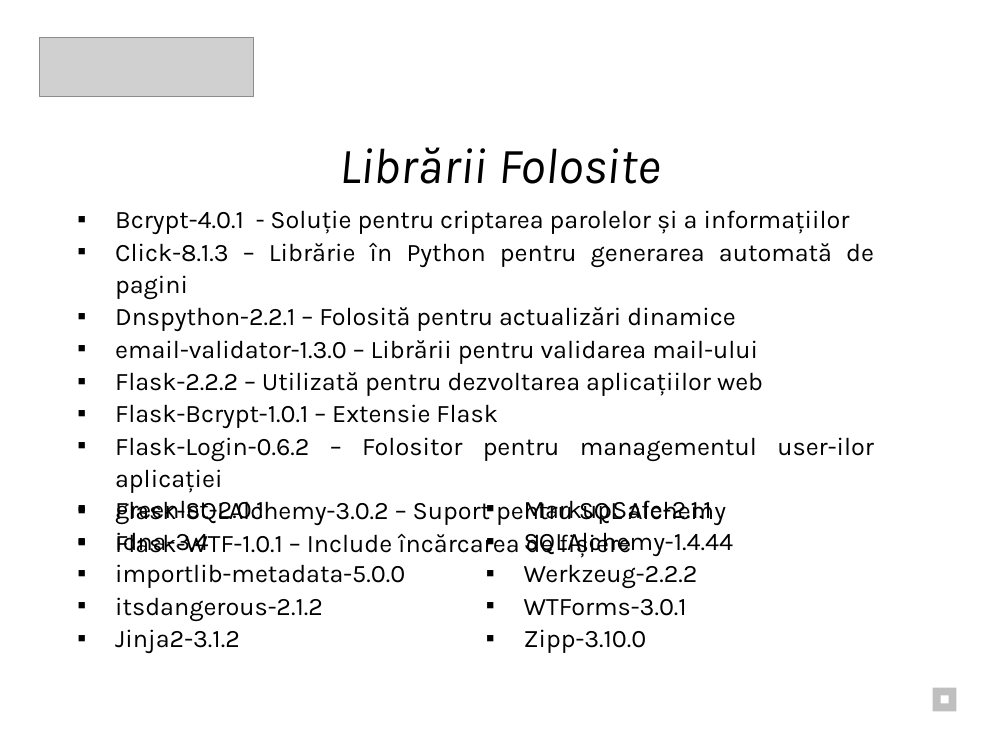
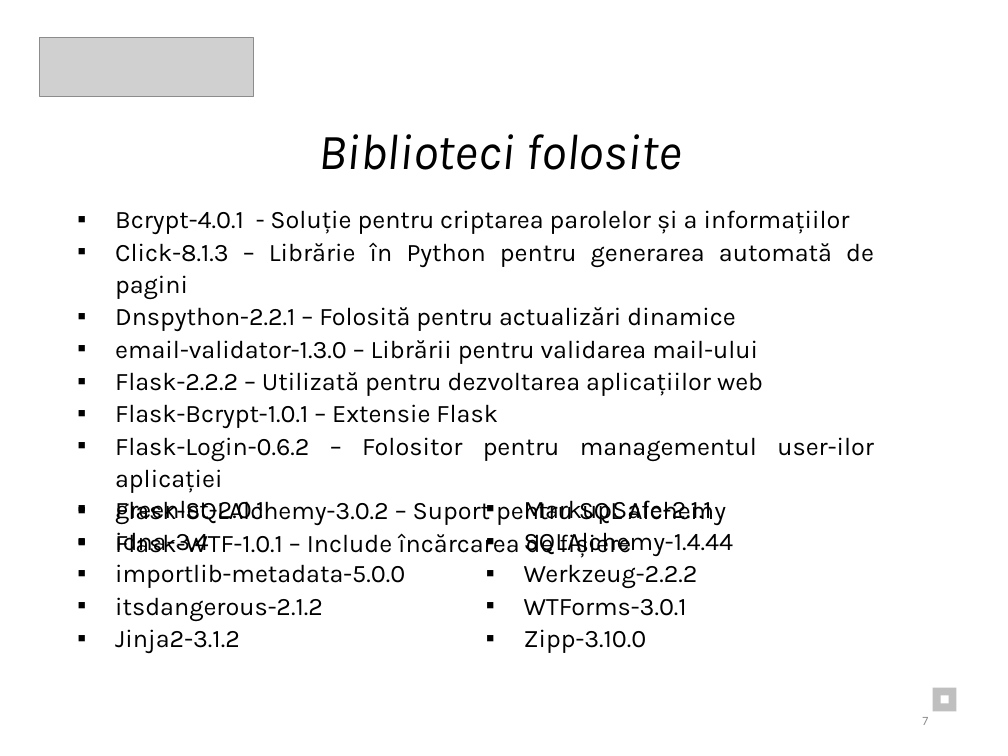
Before and after one commit to Eduard2609/TeaPython_ISW, a slide deck: slide 7 of Documentatie/Documentație_ PPT.pptx (slide 5 before the commit). Drawn at 1008x756 pixels with LibreOffice and Linux fonts; fonts in the diff are those of the drawing; grey boxes stand for pictures. Boxes give left, top, right and bottom in pixels: in the first picture for what was removed or moved away, otherwise in the second. Text is boxed around its words. In the diff, an @@ line names an element or a change of style, - is before the commit and + after.

```diff
--- a/Documentatie/Documentație_ PPT.pptx
+++ b/Documentatie/Documentație_ PPT.pptx
@@ text at bbox=[319, 134, 681, 170]: text changed @@
-Librării Folosite
+Biblioteci folosite
@@ page number added at bbox=[922, 717, 928, 725], 9 pt, text #8C8C8C @@
+7
```
Also in this commit, not shown: 9 other slides changed, 6 slides added, 1 other file.
